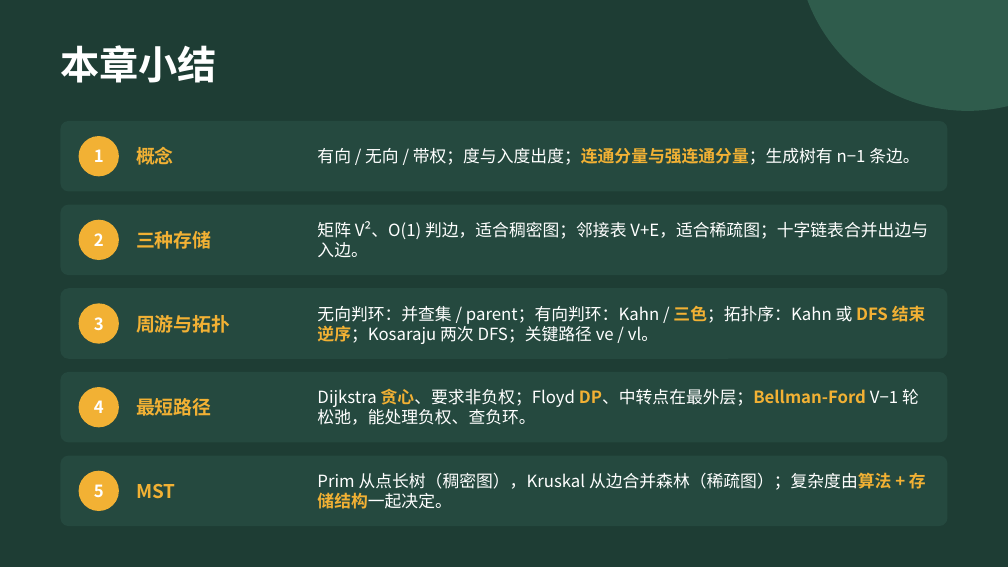
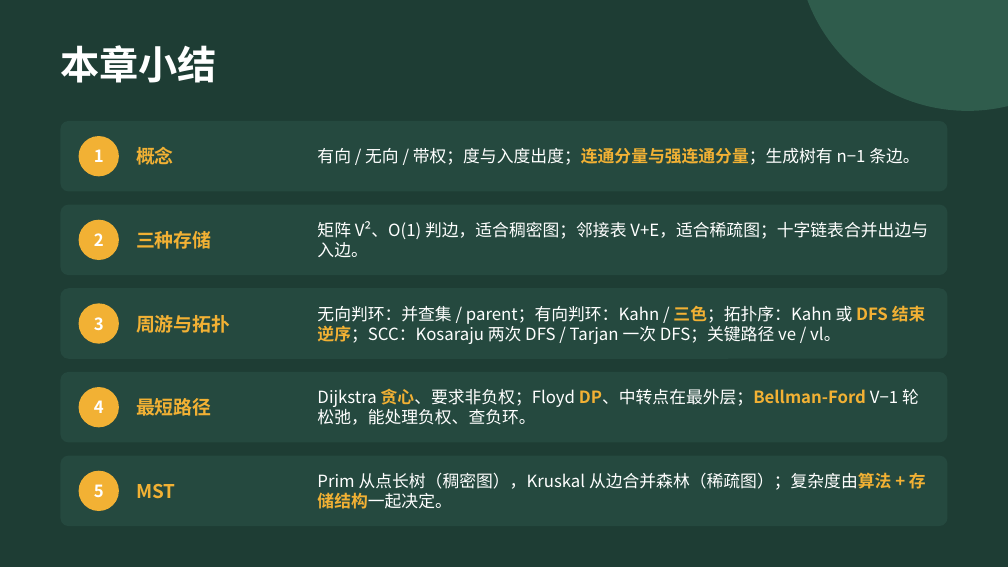
Before and after one commit to GMyhf/2026fall-cs201, a slide deck: slide 87 of courseware/202609_DSA_07_Graph.pptx (slide 84 before the commit). Drawn at 1008x567 pixels with LibreOffice and Linux fonts; fonts in the diff are those of the drawing. Boxes give left, top, right and bottom in pixels: in the first picture for what was removed or moved away, otherwise in the second. Text is boxed around its words. In the diff, an @@ line names an element or a change of style, - is before the commit and + after.

```diff
--- a/courseware/202609_DSA_07_Graph.pptx
+++ b/courseware/202609_DSA_07_Graph.pptx
@@ text at box(317, 306, 926, 344): text changed @@
-无向判环：并查集 / parent；有向判环：Kahn / 三色；拓扑序：Kahn 或 DFS 结束逆序；Kosaraju 两次 DFS；关键路径 ve / vl。
+无向判环：并查集 / parent；有向判环：Kahn / 三色；拓扑序：Kahn 或 DFS 结束逆序；SCC：Kosaraju 两次 DFS / Tarjan 一次 DFS；关键路径 ve / vl。
```
Also in this commit, not shown: 29 other slides changed, 3 slides added, 2 other files.
